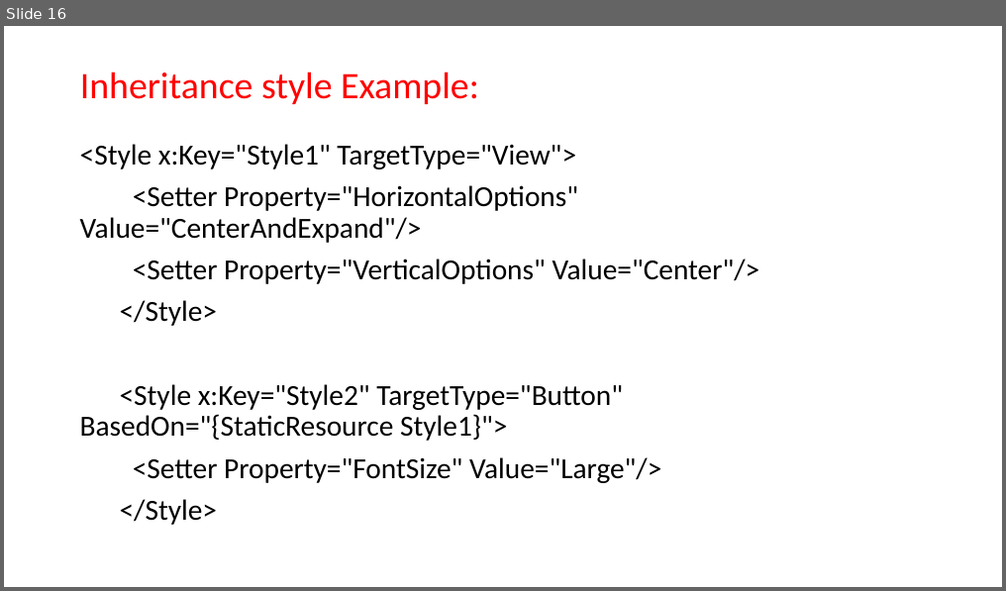
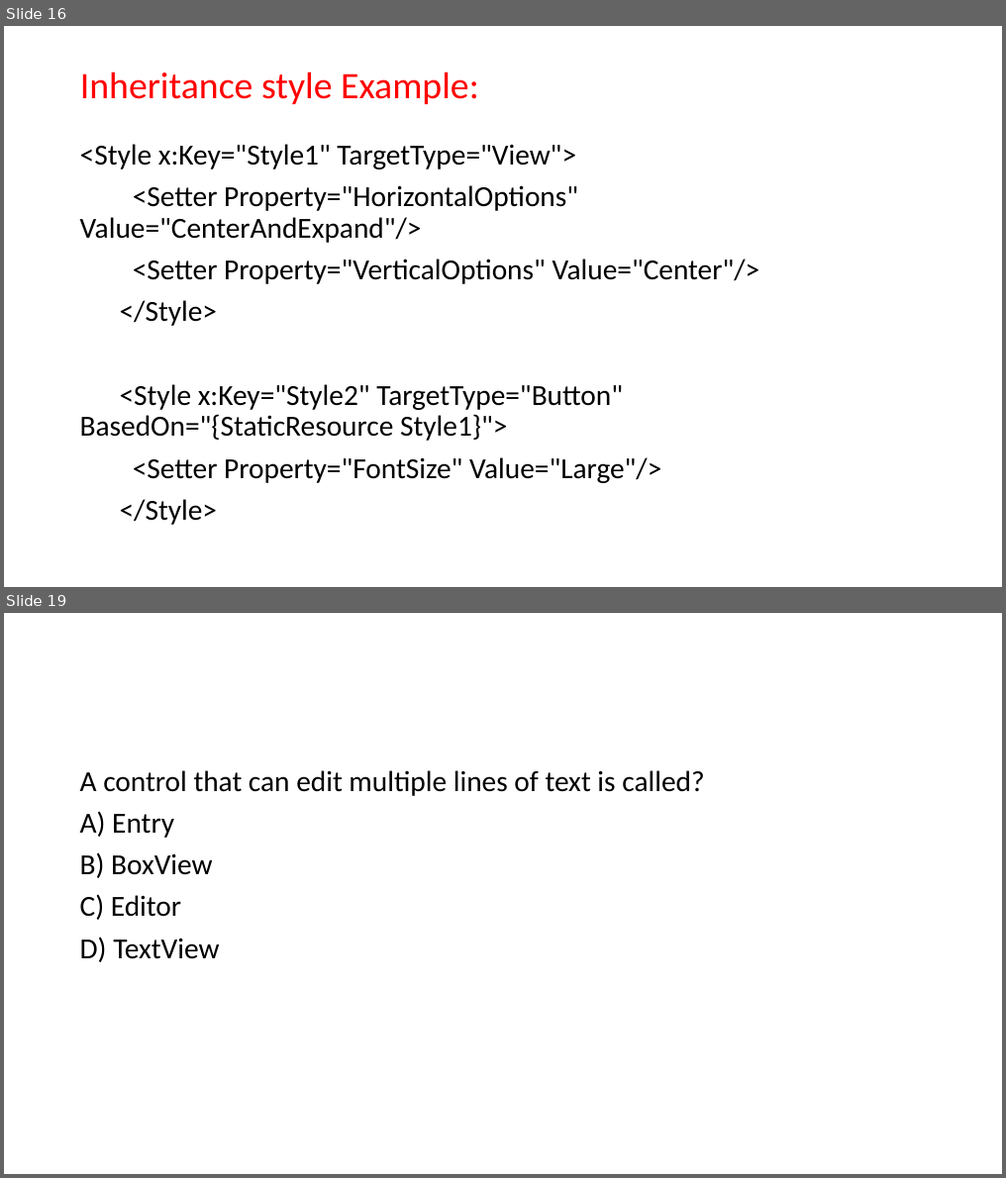
Before and after one commit to vishalamc/CAP914, a slide deck: Style in Xamarin.ppt. Shown one above the other, each under a label of ours: slide 16 before the commit, slides 16 and 19 after it; the slides between them are not shown. The pictures are 1006x591 and 1006x1178 pixels, drawn with LibreOffice and Linux fonts; fonts in the diff are those of the drawing. Boxes give left, top, right and bottom in pixels: in the first picture for what was removed or moved away, otherwise in the second. Text is boxed around its words. In the diff, an @@ line names an element or a change of style, - is before the commit and + after.

```diff
--- a/Style in Xamarin.ppt
+++ b/Style in Xamarin.ppt
@@ slide 19 added at box(4, 613, 1002, 1174), background #FFFFFF @@
@@ text added at box(80, 770, 704, 962), 28 pt, text #000000 @@
+A control that can edit multiple lines of text is called?
+A) Entry
+B) BoxView
+C) Editor
+D) TextView
```
Also in this commit, not shown: 1 slide changed, 3 other slides added, 1 slide removed, 1 other file.
